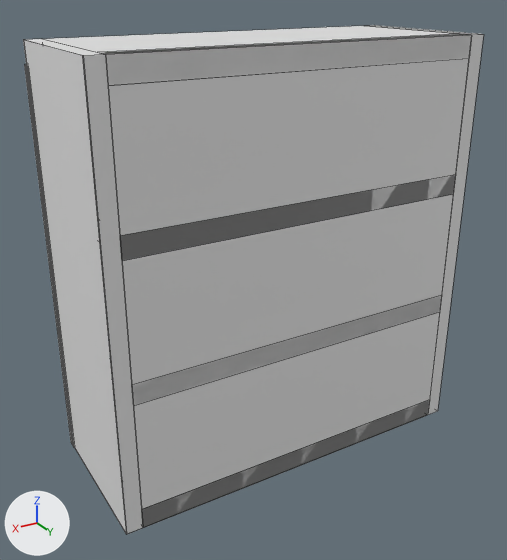
The OBJ model src/main/resources/assets/sqdecor/models/block/lamp/medical_cabinet_shelf.obj: old version first, new version second.
Both versions are drawn from a 50 mm camera at (0.84, 1.354, 1.116) aimed at (0.031, 0.006, 0.441). Every picture has the same lights, and +X, +Y and +Z are marked at lower left. The picture after the commit comes second. Mesh edges are drawn as thin lines. Where no turn or scale is listed for an object, it has been applied to the vertices. Vertices at exactly the same position are counted once.

Names of what the first picture shows: 'case 1', 'case 2', 'case 3', 'case 4', 'case 5', 'case 6', 'case 7', 'case2 4'.
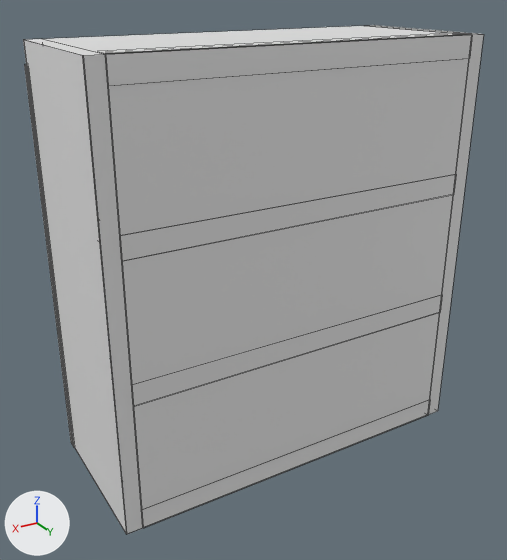
Where the change shows, as pixel boxes [x1, y1, x2, y2] in the pictures (507 x 560 px; the box of a moved part takes in the faces that stretch with it):
'case 3', reshaped: before [98, 34, 470, 527]; after [98, 33, 469, 525]
'case 7', reshaped: before [45, 26, 472, 85]; after [45, 26, 472, 86]
'case 6', reshaped: before [120, 174, 456, 261]; after [120, 175, 456, 261]
'case 4', reshaped: before [121, 400, 429, 528]; after [121, 400, 430, 528]
part 1 of me_case_3, moved or reshaped: before [98, 34, 466, 54]; after [98, 33, 468, 53]
part 2 of me_case_4, moved or reshaped: before [141, 400, 429, 527]; after [142, 400, 430, 528]
part 3 of me_case_5, moved or reshaped: [132, 295, 442, 406] in both
part 5 of me_case_7, moved or reshaped: before [105, 35, 472, 85]; after [106, 35, 472, 86]

The change, as a list of edits to the scene's bpy script:
```text
Change me_case_3:
    verts and faces of me_case_3; kept vertices keep their numbers, new ones are numbered from 8
    remove me_case_3.from_pydata(...)  # 8 vertices, 4 faces; spans x -0.425..0.425, y 0.15..0.188, z 0.0..1.0
    add me_case_3.from_pydata(...)  # 12 vertices, 4 faces; spans x -0.425..0.425, y 0.15..0.188, z 0.0..1.002
    me_case_3 part 1
    add delete_faces([(0, 1, 2, 3)])
    add verts[8] = (-0.425, 0.15, 1.002)  # pixel (459, 32)
    add verts[9] = (0.425, 0.15, 1.002)  # pixel (97, 51)
    add verts[10] = (0.425, 0.188, 1.002)  # pixel (105, 53)
    add verts[11] = (-0.425, 0.188, 1.002)  # pixel (471, 33)
    add faces += [(8, 9, 10, 11)]
Change me_case_4:
    remove me_case_4.from_pydata(...)  # 16 vertices, 4 faces; spans x -0.425..0.425, y -0.188..0.188, z -0.001..0.051
    add me_case_4.from_pydata(...)  # 16 vertices, 4 faces; spans x -0.425..0.425, y -0.188..0.189, z -0.001..0.051
    me_case_4 part 2: the loose piece of 4 vertices spanning x -0.425..0.425, y 0.188, z 0.0..0.05 is moved by (0.0, 0.002, 0.0)
Change me_case_5:
    verts and faces of me_case_5; kept vertices keep their numbers, new ones are numbered from 8
    remove me_case_5.from_pydata(...)  # 8 vertices, 4 faces; spans x -0.425..0.425, y -0.187..0.188, z 0.317..0.367
    add me_case_5.from_pydata(...)  # 12 vertices, 4 faces; spans x -0.425..0.425, y -0.187..0.189, z 0.317..0.367
    me_case_5 part 3
    add delete_faces([(2, 5, 4, 3)])
    add verts[8] = (-0.425, 0.189, 0.367)  # pixel (442, 294)
    add verts[9] = (0.425, 0.189, 0.367)  # pixel (131, 385)
    add verts[10] = (0.425, 0.189, 0.317)  # pixel (133, 406)
    add verts[11] = (-0.425, 0.189, 0.317)  # pixel (440, 312)
    add faces += [(8, 9, 10, 11)]
Change me_case_6:
    verts and faces of me_case_6; kept vertices keep their numbers, new ones are numbered from 8
    remove me_case_6.from_pydata(...)  # 8 vertices, 4 faces; spans x -0.425..0.425, y -0.187..0.188, z 0.633..0.683
    add me_case_6.from_pydata(...)  # 12 vertices, 4 faces; spans x -0.425..0.425, y -0.187..0.189, z 0.633..0.683
    me_case_6 part 4
    add delete_faces([(2, 5, 4, 3)])
    add verts[8] = (-0.425, 0.189, 0.683)  # pixel (456, 174)
    add verts[9] = (0.425, 0.189, 0.683)  # pixel (119, 235)
    add verts[10] = (0.425, 0.189, 0.633)  # pixel (121, 261)
    add verts[11] = (-0.425, 0.189, 0.633)  # pixel (453, 194)
    add faces += [(8, 9, 10, 11)]
Change me_case_7:
    verts and faces of me_case_7; kept vertices keep their numbers, new ones are numbered from 12
    remove me_case_7.from_pydata(...)  # 12 vertices, 4 faces; spans x -0.425..0.425, y -0.187..0.188, z 0.949..1.0
    add me_case_7.from_pydata(...)  # 14 vertices, 4 faces; spans x -0.425..0.425, y -0.187..0.189, z 0.949..1.0
    me_case_7 part 5
    add delete_vertices([6, 7])  # with the faces that use them
    add verts[12] = (-0.425, 0.189, 1.0)  # pixel (472, 34)
    add verts[13] = (0.425, 0.189, 1.0)  # pixel (105, 54)
    add verts[14] = (0.425, 0.189, 0.95)  # pixel (108, 85)
    add verts[15] = (-0.425, 0.189, 0.95)  # pixel (469, 58)
    add faces += [(12, 13, 14, 15)]
```
